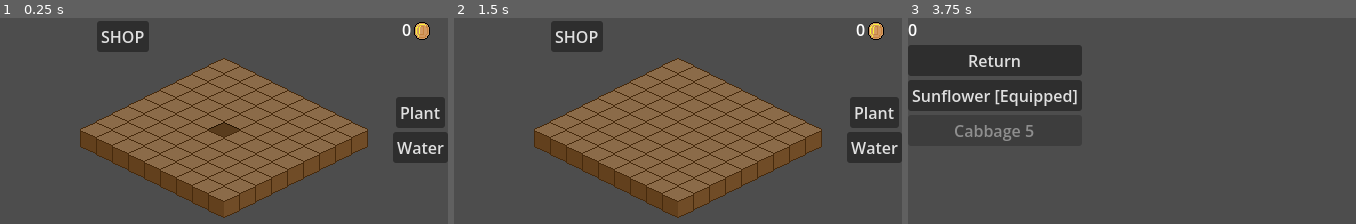
Above: before the commit, frames 1-3 (left to right).
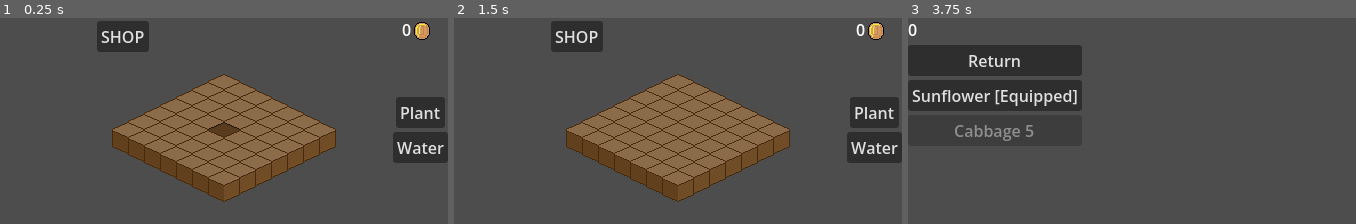
Above: after the commit, the same moments.

Repository: Ronph/godot-idle-garden
Game: Godot game, scene res://Scenes/Garden.tscn
Same seed, same stepped clock (60 frames per second), same inputs: the game is played once before the commit and once after it.
Inputs:
- Up to frame 1 (0.25 s): no input
- Up to frame 2 (1.5 s): click "SHOP" at 0.5 s; click "Return" at 1.25 s
- Up to frame 3 (3.75 s): click "Plant" at 2 s; click "Water" at 2.75 s; click "SHOP" at 3.5 s

The runs differ from the first frame. In frame 1, 14% of the frame differs, in the area x 17-83%, y 19-98%; in frame 2, 14%; in frame 3, nothing differs.

Commit message:
smaller earth

Diff:
--- a/Scripts/earth.gd
+++ b/Scripts/earth.gd
@@ -1,8 +1,8 @@
 extends TileMapLayer
 
-var gridWidth = 9
-var gridHeight = 9
-var startPoint = [9,-4]
+var gridWidth = 7
+var gridHeight = 7
+var startPoint = [10,-3]
 
 var tileDic = {}
 var tile
